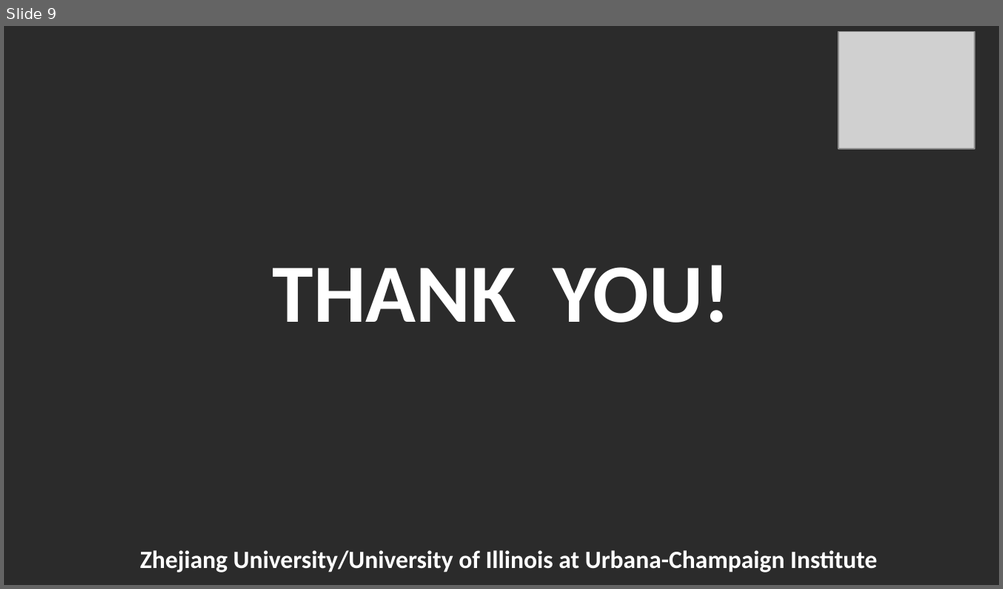
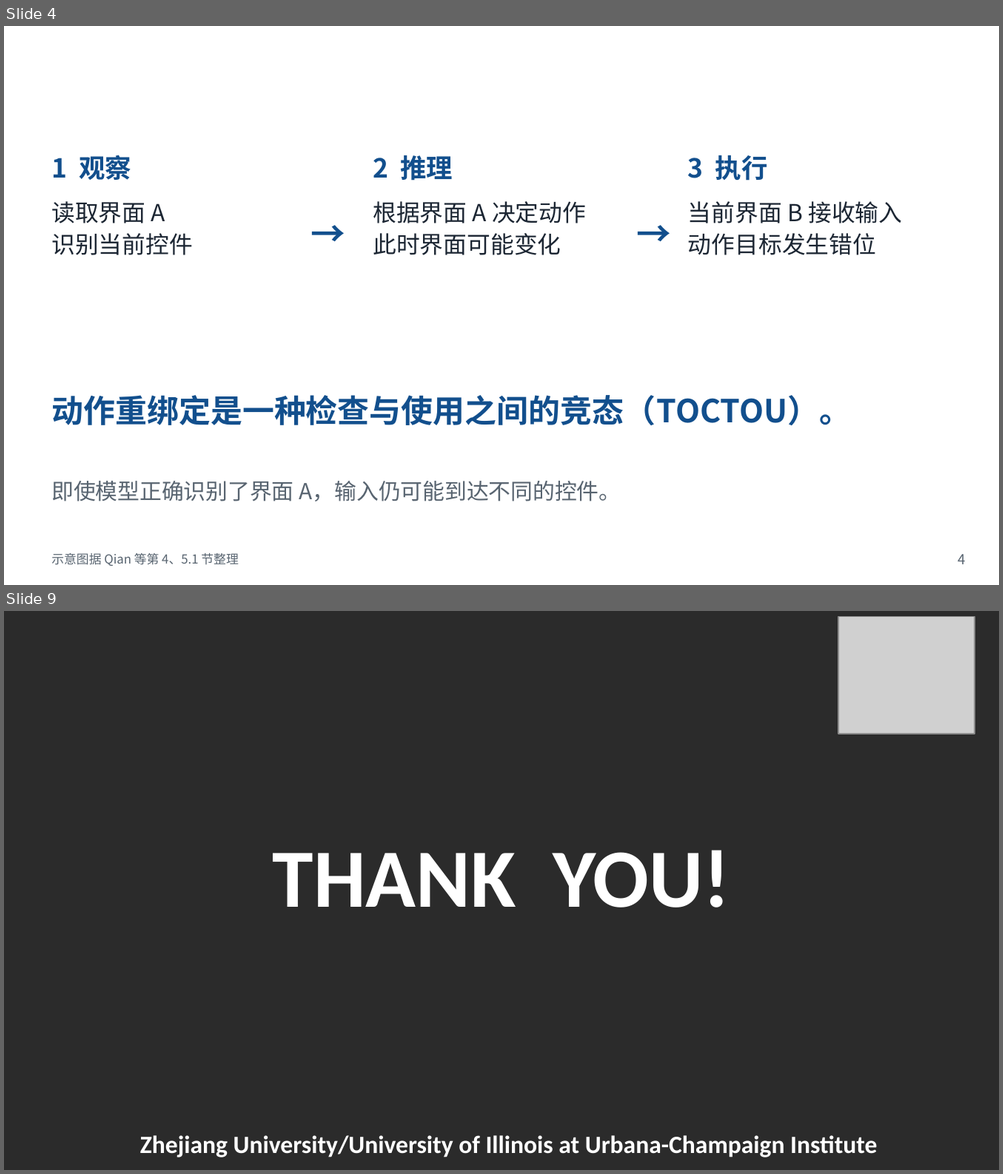
Before and after one commit to Novakru/ZJU-assignment-reports, a slide deck: review/presentation-zh.pptx. Shown one above the other, each under a label of ours: slide 9 before the commit, slides 4 and 9 after it; the slides between them are not shown. The pictures are 1003x589 and 1003x1174 pixels, drawn with LibreOffice and Linux fonts; fonts in the diff are those of the drawing; grey boxes stand for pictures; background and template pictures are left out; a plain dark background stands for a picture behind light text. Boxes give left, top, right and bottom in pixels: in the first picture for what was removed or moved away, otherwise in the second. Text is boxed around its words. In the diff, an @@ line names an element or a change of style, - is before the commit and + after.

```diff
--- a/review/presentation-zh.pptx
+++ b/review/presentation-zh.pptx
@@ slide 4 added at bbox=[4, 26, 999, 585], background #FFFFFF @@
@@ text added at bbox=[36, 30, 782, 69], 18 pt, text #FFFFFF, bold @@
+观察、推理与执行之间的时间差
@@ text added at bbox=[911, 28, 976, 66], 18 pt, text #FFFFFF, bold @@
+ZJUI
@@ text added at bbox=[51, 155, 131, 180], 19 pt, text #124F8D, bold @@
+1 观察
@@ text added at bbox=[373, 156, 452, 181], 19 pt, text #124F8D, bold @@
+2 推理
@@ text added at bbox=[688, 156, 768, 181], 19 pt, text #124F8D, bold @@
+3 执行
@@ text added at bbox=[51, 201, 193, 255], 17 pt, text #1C2633 @@
+读取界面 A
+识别当前控件
@@ text added at bbox=[373, 201, 586, 255], 17 pt, text #1C2633 @@
+根据界面 A 决定动作
+此时界面可能变化
@@ text added at bbox=[688, 201, 902, 255], 17 pt, text #1C2633 @@
+当前界面 B 接收输入
+动作目标发生错位
@@ text added at bbox=[310, 207, 362, 258], 25 pt, text #124F8D, bold @@
+→
@@ text added at bbox=[635, 207, 687, 258], 25 pt, text #124F8D, bold @@
+→
@@ text added at bbox=[51, 395, 851, 426], 23 pt, text #124F8D, bold @@
+动作重绑定是一种检查与使用之间的竞态（TOCTOU）。
@@ text added at bbox=[51, 481, 621, 502], 16 pt, text #586470 @@
+即使模型正确识别了界面 A，输入仍可能到达不同的控件。
@@ text added at bbox=[51, 554, 238, 566], 9 pt, text #586470 @@
+示意图据 Qian 等第 4、5.1 节整理
@@ text added at bbox=[958, 554, 965, 565], 10 pt, text #586470 @@
+4
```
Also in this commit, not shown: 1 slide changed, 8 other slides added, 9 slides removed, 22 other files.
